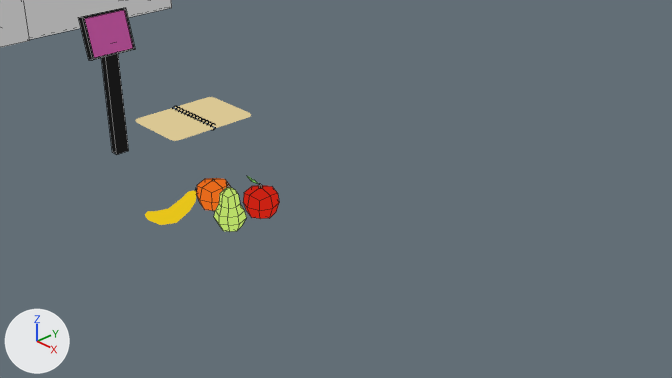
The Blender file src/godot_spectropica/Arts/models/cashier_game/cash_register.blend, before and after one commit.
The view is the same before and after, from the file's camera 'Camera'. The axes (+X, +Y, +Z) are drawn at lower left. The lights are the same throughout. The picture after the commit comes second. Mesh edges are drawn as thin lines on the coarser meshes.

Objects in the first picture: 'apple', 'banana', 'book', 'monitor', 'orange', 'pear', 'platform'.
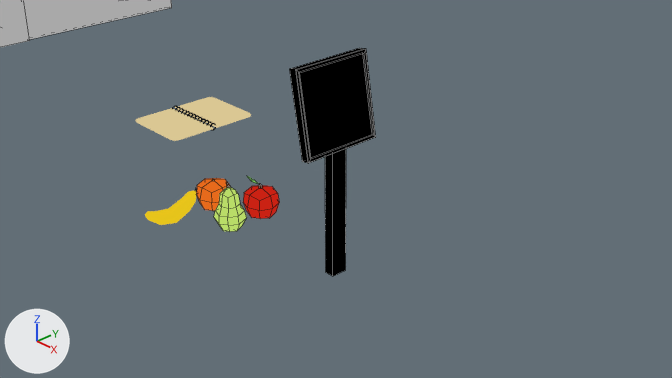
Pixel boxes [x1, y1, x2, y2] of what changed, in the pictures (672 x 378 px):
```json
{"object": "monitor", "change": "reshaped, moved", "before": [78, 8, 135, 155], "after": [289, 48, 376, 276], "on screen": "52% wider, 55% taller"}
{"part": 1, "of": "me_cube_001", "change": "rebuilt", "before": [78, 8, 135, 60], "after": [289, 48, 376, 163], "on screen": "52% wider, 119% taller"}
{"part": 2, "of": "me_cube_001", "change": "shading changed", "before": [101, 54, 129, 155], "after": [325, 149, 346, 276]}
```

Scene script edits in JSON lines:
```json
{"block": "me_cube_001", "where": "# used by ob_monitor; location = (-5.078, 0.0, 0.0)"}
{"op": "remove", "block": "me_cube_001", "code": "me_cube_001.from_pydata(...)  # 20 vertices, 16 faces; spans x -0.14..0.15, y -0.37..0.37, z -1.23..1.07"}
{"op": "add", "block": "me_cube_001", "code": "me_cube_001.from_pydata(...)  # 32 vertices, 28 faces; spans x -0.17..0.14, y -0.54..0.54, z -1.23..1.57"}
{"block": "me_cube_001", "change": "me_cube_001 part 1: the loose piece of 12 vertices spanning x -0.14..0.15, y -0.37..0.37, z 0.41..1.07 is rebuilt with 24 vertices and now spans x -0.17..0.14, y -0.54..0.54, z 0.47..1.57, in mat_flat"}
{"block": "me_cube_001", "change": "me_cube_001 part 2: 6 kept faces spanning x -0.06..0.07, y -0.11..0.11, z -1.23..0.81 are now shaded smooth"}
{"op": "remove", "block": "me_cube_001", "code": "me_cube_001.materials.append(mat_screen)  # pink #e75dc0"}
{"op": "set", "path": "ob_monitor.location", "old": "(-5.078, 0.0, 0.0)", "new": "(0.0, 0.0, 0.0)"}
```
